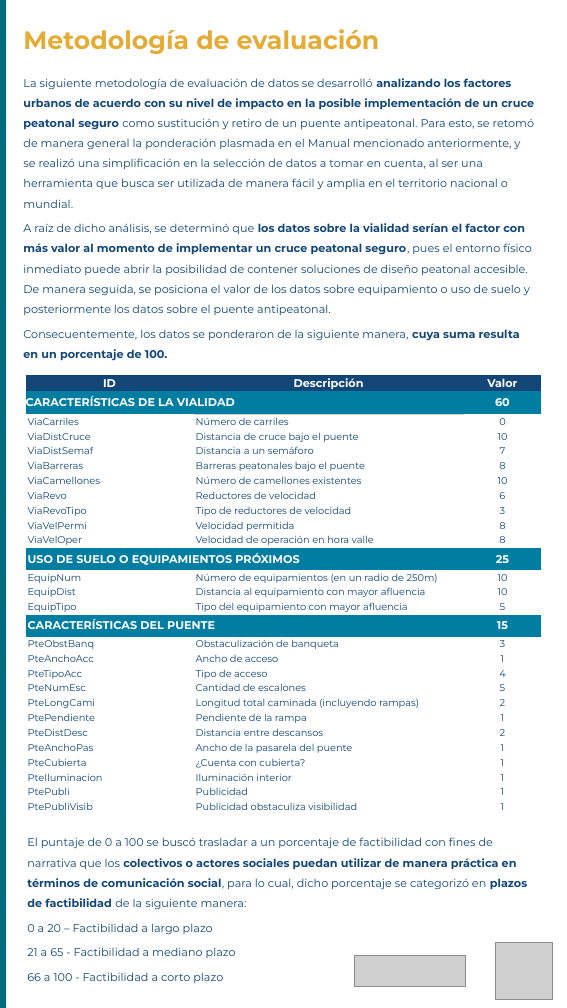
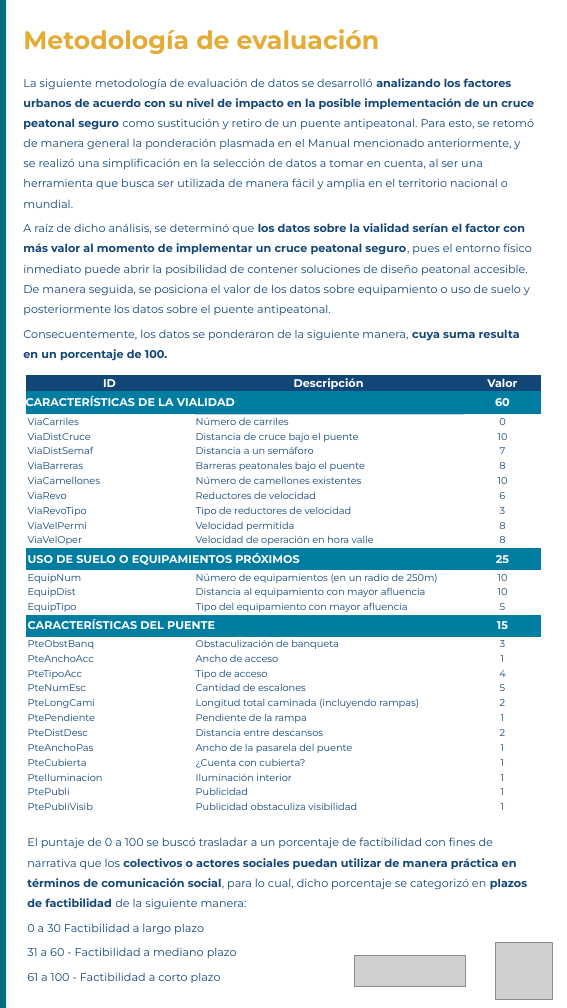
Before and after one commit to nadiafigo/Calculadora-del-IFCS, a slide deck: slide 2 of pdf/Metodologia.pptx. Drawn at 567x1008 pixels with LibreOffice and Linux fonts; fonts in the diff are those of the drawing; grey boxes stand for pictures. Boxes give left, top, right and bottom in pixels: in the first picture for what was removed or moved away, otherwise in the second. Text is boxed around its words. In the diff, an @@ line names an element or a change of style, - is before the commit and + after.

```diff
--- a/pdf/Metodologia.pptx
+++ b/pdf/Metodologia.pptx
@@ text at (x1=27, y1=923, x2=237, y2=983): text changed @@
-0 a 20 – Factibilidad a largo plazo
-21 a 65 - Factibilidad a mediano plazo
-66 a 100 - Factibilidad a corto plazo
+0 a 30 Factibilidad a largo plazo
+31 a 60 - Factibilidad a mediano plazo
+61 a 100 - Factibilidad a corto plazo
```
